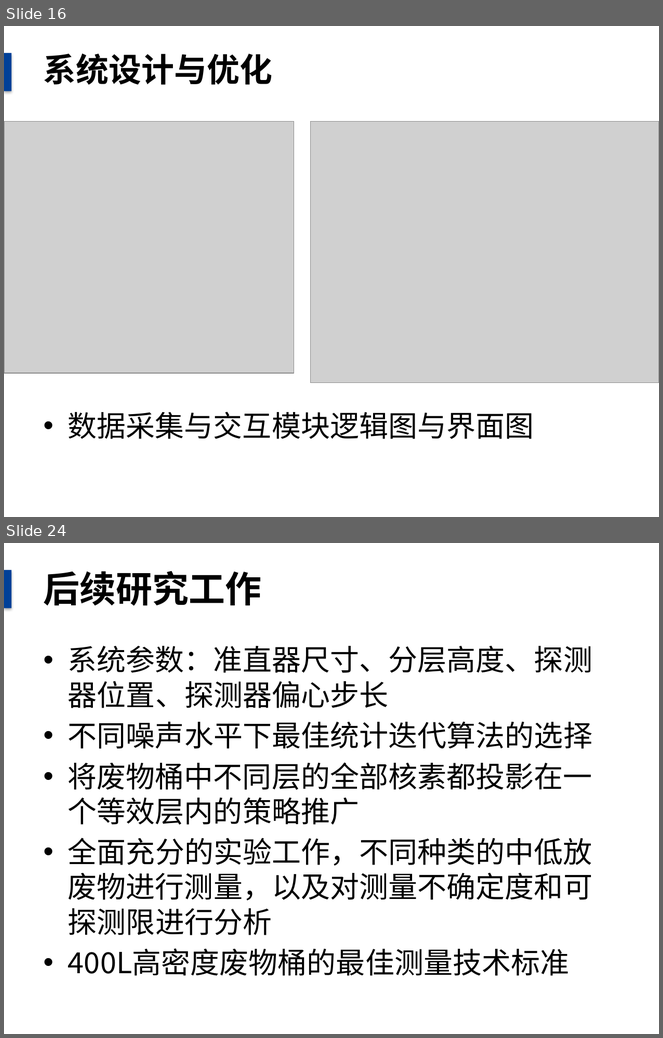
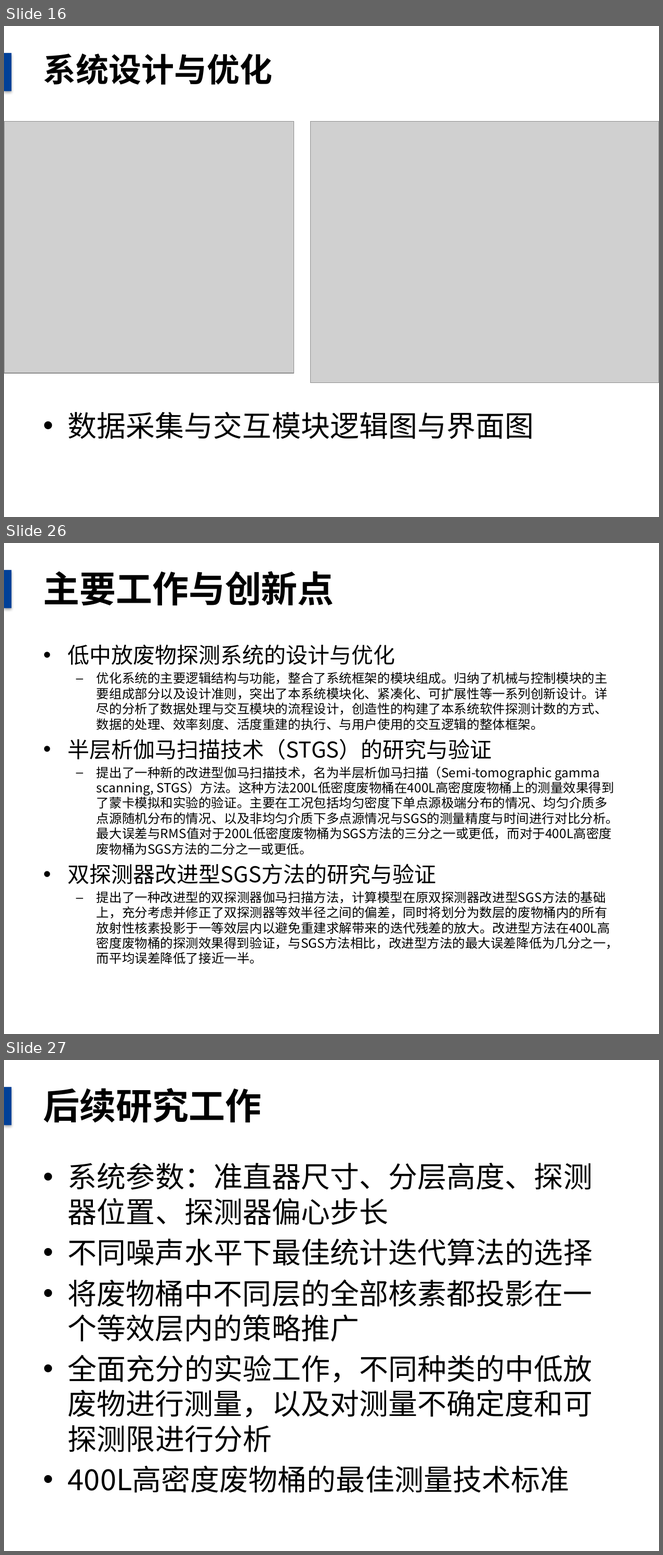
Before and after one commit to danxibao/NDAPapers, a slide deck: 毕业答辩报告.pptx. Shown one above the other, each under a label of ours: slides 16 and 24 before the commit, slides 16, 26 and 27 after it; the slides between them are not shown. The pictures are 663x1038 and 663x1555 pixels, drawn with LibreOffice and Linux fonts; fonts in the diff are those of the drawing; grey boxes stand for pictures; background and template pictures are left out. Boxes give left, top, right and bottom in pixels: in the first picture for what was removed or moved away, otherwise in the second. Text is boxed around its words. In the diff, an @@ line names an element or a change of style, - is before the commit and + after.

```diff
--- a/毕业答辩报告.pptx
+++ b/毕业答辩报告.pptx
@@ slide 26 added at <box>4,543,659,1034</box>, background picture (left out); not listed: 1 template element that a slide beside it also shows @@
@@ title added at <box>43,571,334,606</box>, 40 pt, text #000000, bold @@
+主要工作与创新点
@@ text added at <box>68,644,619,950</box>, 14 pt, text #000000 @@
+• 低中放废物探测系统的设计与优化
+  – 优化系统的主要逻辑结构与功能，整合了系统框架的模块组成。归纳了机械与控制模块的主要组成部分以及设计准则，突出了本系统模块化、紧凑化、可扩展性等一系列创新设计。详尽的分析了数据处理与交互模块的流程设计，创造性的构建了本系统软件探测计数的方式、数据的处理、效率刻度、活度重建的执行、与用户使用的交互逻辑的整体框架。
+• 半层析伽马扫描技术（STGS）的研究与验证
+  – 提出了一种新的改进型伽马扫描技术，名为半层析伽马扫描（Semi-tomographic gamma scanning, STGS）方法。这种方法200L低密度废物桶在400L高密度废物桶上的测量效果得到了蒙卡模拟和实验的验证。主要在工况包括均匀密度下单点源极端分布的情况、均匀介质多点源随机分布的情况、以及非均匀介质下多点源情况与SGS的测量精度与时间进行对比分析。最大误差与RMS值对于200L低密度废物桶为SGS方法的三分之一或更低，而对于400L高密度废物桶为SGS方法的二分之一或更低。
+• 双探测器改进型SGS方法的研究与验证
+  – 提出了一种改进型的双探测器伽马扫描方法，计算模型在原双探测器改进型SGS方法的基础上，充分考虑并修正了双探测器等效半径之间的偏差，同时将划分为数层的废物桶内的所有放射性核素投影于一等效层内以避免重建求解带来的迭代残差的放大。改进型方法在400L高密度废物桶的探测效果得到验证，与SGS方法相比，改进型方法的最大误差降低为几分之一，而平均误差降低了接近一半。
@@ what was slide 24 is now slide 27 @@
```
Also in this commit, not shown: 9 slides changed, 2 other slides added, 2 other files.
